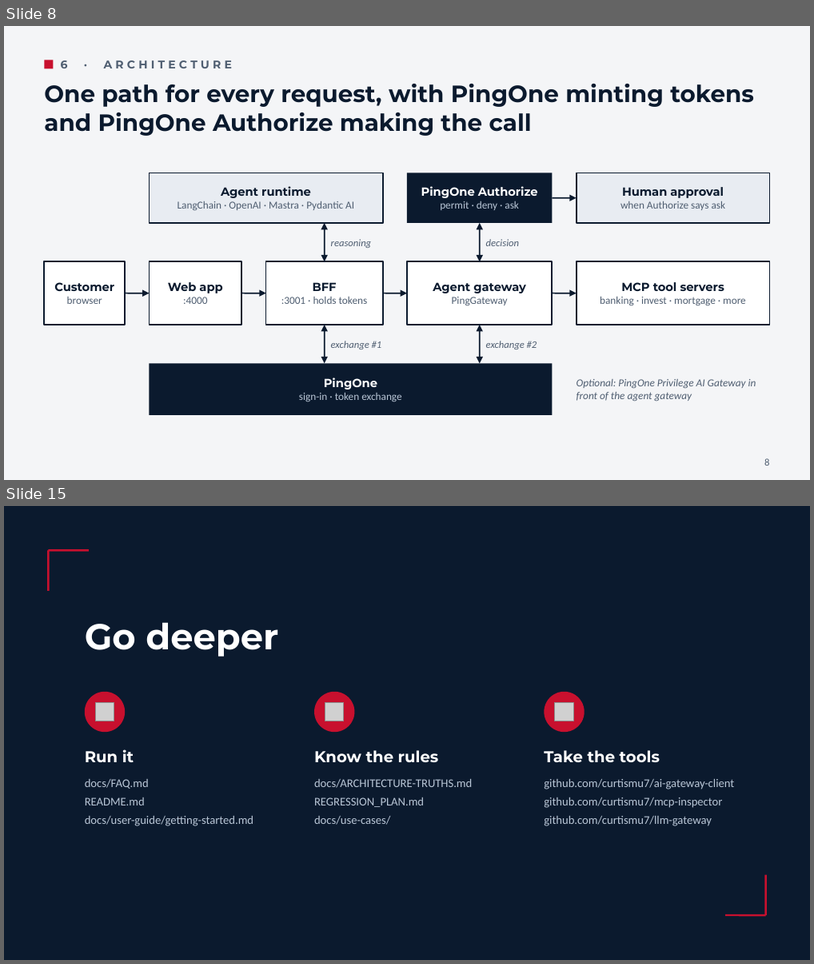
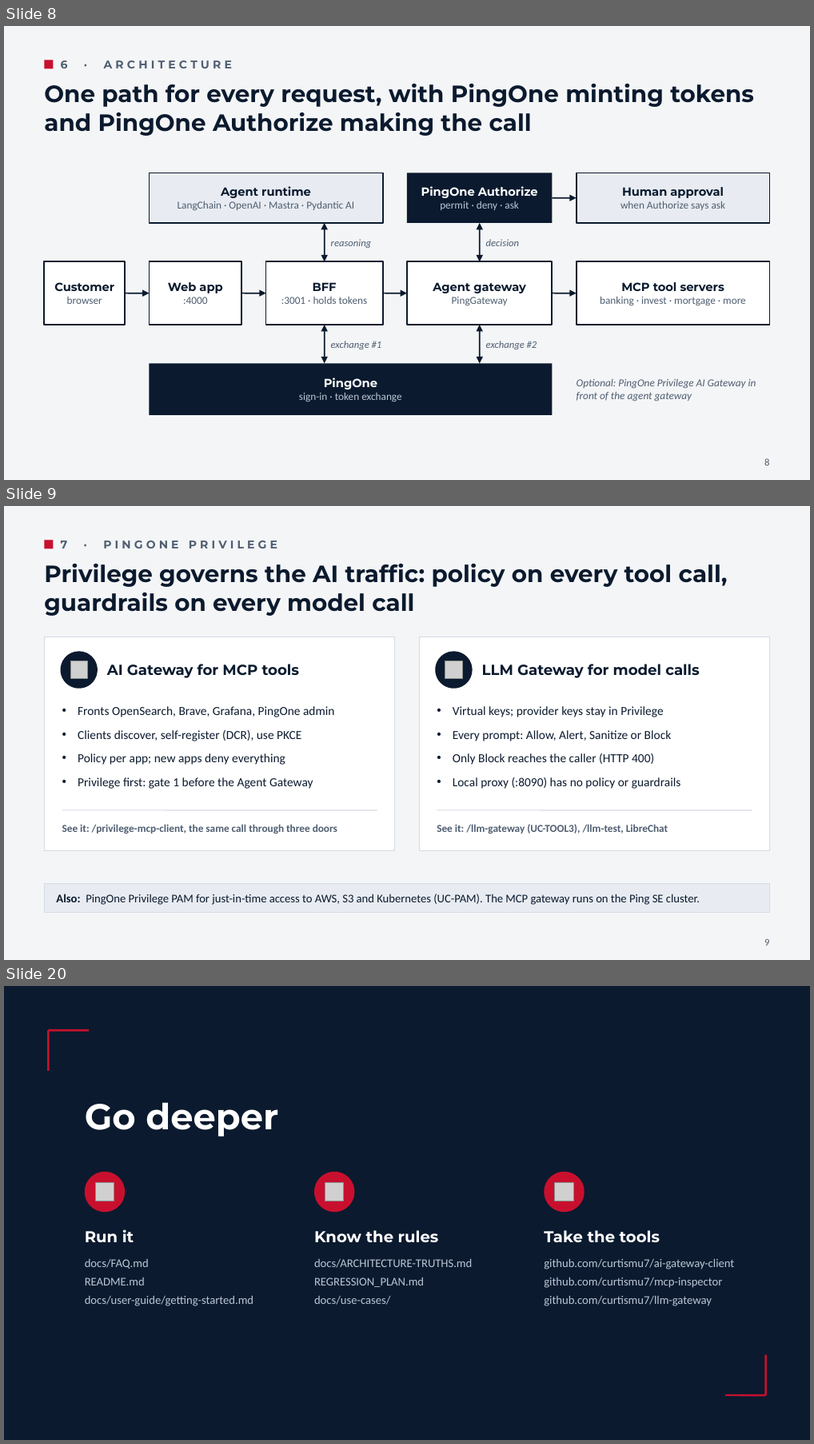
Before and after one commit to curtismu7/AI-DEMO2, a slide deck: docs/resources/AI-Demo-Overview.pptx. Shown one above the other, each under a label of ours: slides 8 and 15 before the commit, slides 8, 9 and 20 after it; the slides between them are not shown. The pictures are 814x964 and 814x1444 pixels, drawn with LibreOffice and Linux fonts; fonts in the diff are those of the drawing; grey boxes stand for pictures. Boxes give left, top, right and bottom in pixels: in the first picture for what was removed or moved away, otherwise in the second. Text is boxed around its words. In the diff, an @@ line names an element or a change of style, - is before the commit and + after.

```diff
--- a/docs/resources/AI-Demo-Overview.pptx
+++ b/docs/resources/AI-Demo-Overview.pptx
@@ slide 9 added at [4,506,810,960], background #F4F5F7 @@
@@ rectangle added at [44,540,53,548], fill #C8102E @@
@@ text added at [61,540,278,548], 10 pt, text #4F5E71, bold @@
+7 · PINGONE PRIVILEGE
@@ text added at [44,564,728,616], 21 pt, text #0B1A2E, bold @@
+Privilege governs the AI traffic: policy on every tool call, guardrails on every model call
@@ rectangle added at [44,636,395,850], fill #FFFFFF, outline #D5DBE3 0.75 pt @@
@@ rectangle added at [419,636,770,850], fill #FFFFFF, outline #D5DBE3 0.75 pt @@
@@ ellipse added at [61,651,98,688], fill #0B1A2E @@
@@ picture added at [70,661,87,678] @@
@@ text added at [107,664,299,678], 13 pt, text #0B1A2E, bold @@
+AI Gateway for MCP tools
@@ ellipse added at [435,651,473,688], fill #0B1A2E @@
@@ picture added at [445,661,462,678] @@
@@ text added at [482,664,700,678], 13 pt, text #0B1A2E, bold @@
+LLM Gateway for model calls
@@ text added at [78,706,334,788], 11 pt, text #0B1A2E @@
+• Fronts OpenSearch, Brave, Grafana, PingOne admin
+• Clients discover, self-register (DCR), use PKCE
+• Policy per app; new apps deny everything
+• Privilege first: gate 1 before the Agent Gateway
@@ text added at [453,706,682,788], 11 pt, text #0B1A2E @@
+• Virtual keys; provider keys stay in Privilege
+• Every prompt: Allow, Alert, Sanitize or Block
+• Only Block reaches the caller (HTTP 400)
+• Local proxy (:8090) has no policy or guardrails
@@ line added from (62, 810) to (378, 810), #D5DBE3 0.75 pt @@
@@ line added from (437, 810) to (752, 810), #D5DBE3 0.75 pt @@
@@ text added at [62,824,338,833], 9.5 pt, text #4F5E71, bold @@
+See it: /privilege-mcp-client, the same call through three doors
@@ text added at [437,824,668,833], 9.5 pt, text #4F5E71, bold @@
+See it: /llm-gateway (UC-TOOL3), /llm-test, LibreChat
@@ rectangle added at [44,884,770,912], fill #E8ECF2, outline #D5DBE3 0.75 pt @@
@@ text added at [56,893,700,904], 10.5 pt, text #0B1A2E @@
+Also: PingOne Privilege PAM for just-in-time access to AWS, S3 and Kubernetes (UC-PAM). The MCP gateway runs on the Ping SE cluster.
@@ text added at [765,939,770,945], 9 pt, text #4F5E71 @@
+9
@@ what was slide 15 is now slide 20 @@
```
Also in this commit, not shown: 6 slides changed, 4 other slides added, 1 other file.
